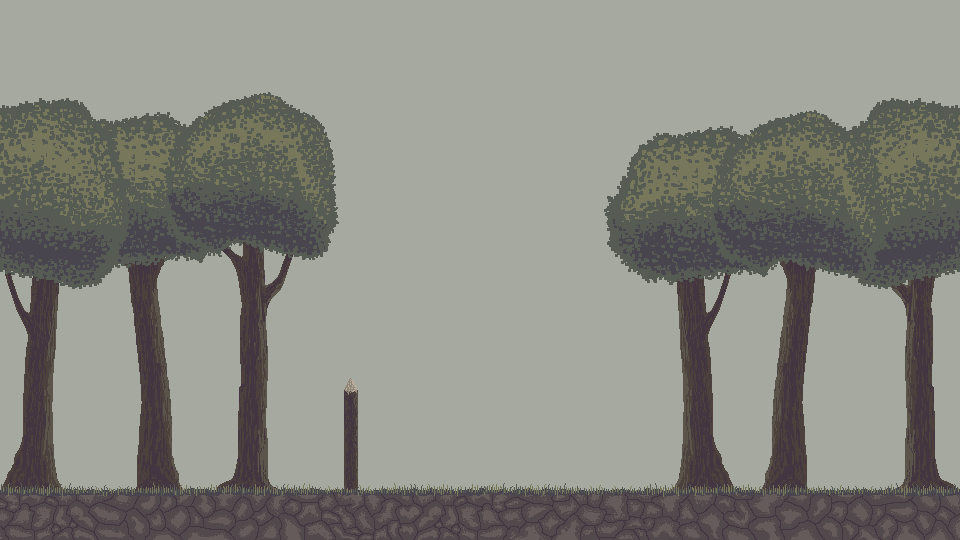
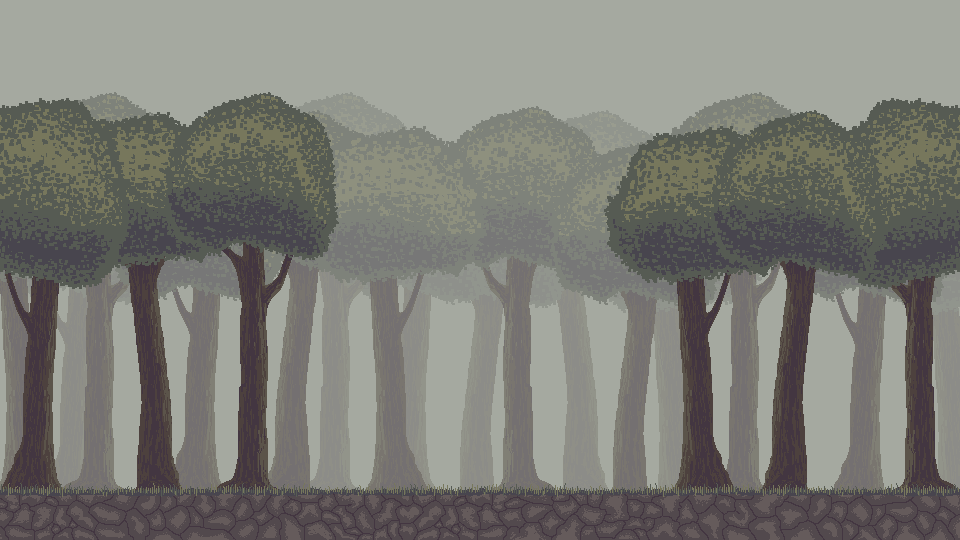
The second 960x540 image is a revision of the first. Changes to its layers:
hid "Layer 2" over [344, 378, 358, 490]
showed group "Background" (27 layers) over [0, 92, 952, 491]
showed group "Parallax 1" (21 layers) over [0, 92, 960, 491]
